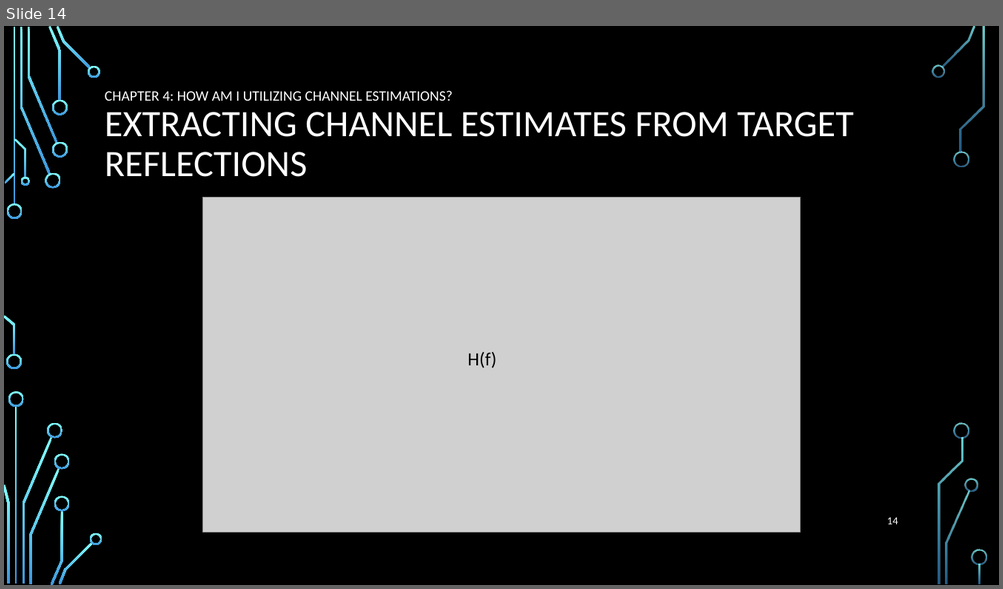
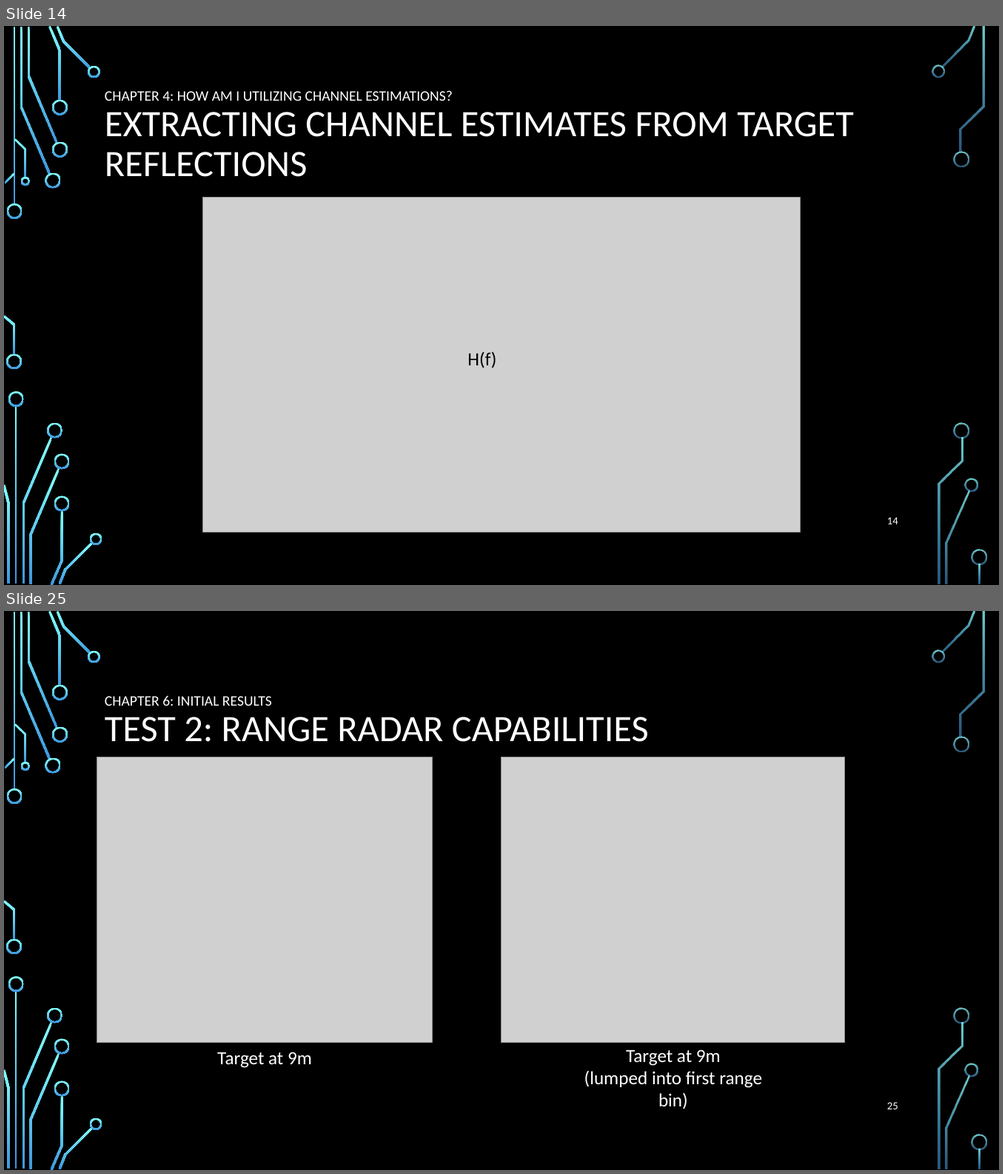
Before and after one commit to roryschram/masters, a slide deck: presentations/SARIG/sarig_rory_schram.pptx. Shown one above the other, each under a label of ours: slide 14 before the commit, slides 14 and 25 after it; the slides between them are not shown. The pictures are 1003x589 and 1003x1174 pixels, drawn with LibreOffice and Linux fonts; fonts in the diff are those of the drawing; grey boxes stand for pictures; background and template pictures are left out. Boxes give left, top, right and bottom in pixels: in the first picture for what was removed or moved away, otherwise in the second. Text is boxed around its words. In the diff, an @@ line names an element or a change of style, - is before the commit and + after.

```diff
--- a/presentations/SARIG/sarig_rory_schram.pptx
+++ b/presentations/SARIG/sarig_rory_schram.pptx
@@ slide 25 added at (4,611,999,1170), background picture (left out); not listed: 36 template elements that a slide beside it also shows @@
@@ title added at (105,695,649,742), 36 pt, text #FFFFFF @@
+CHAPTER 6: INITIAL RESULTS
+TEST 2: RANGE RADAR CAPABILITIES
@@ picture added at (97,758,432,1043) @@
@@ picture added at (502,758,845,1043) @@
@@ text added at (217,1052,312,1068), 18 pt, text #FFFFFF @@
+Target at 9m
@@ text added at (584,1050,762,1110), 18 pt, text #FFFFFF @@
+Target at 9m
+(lumped into first range bin)
@@ page number added at (887,1102,898,1110), 10.5 pt, text #FFFFFF @@
+25
```
Also in this commit, not shown: 2 slides changed, 14 other slides added, 18 slides removed.
